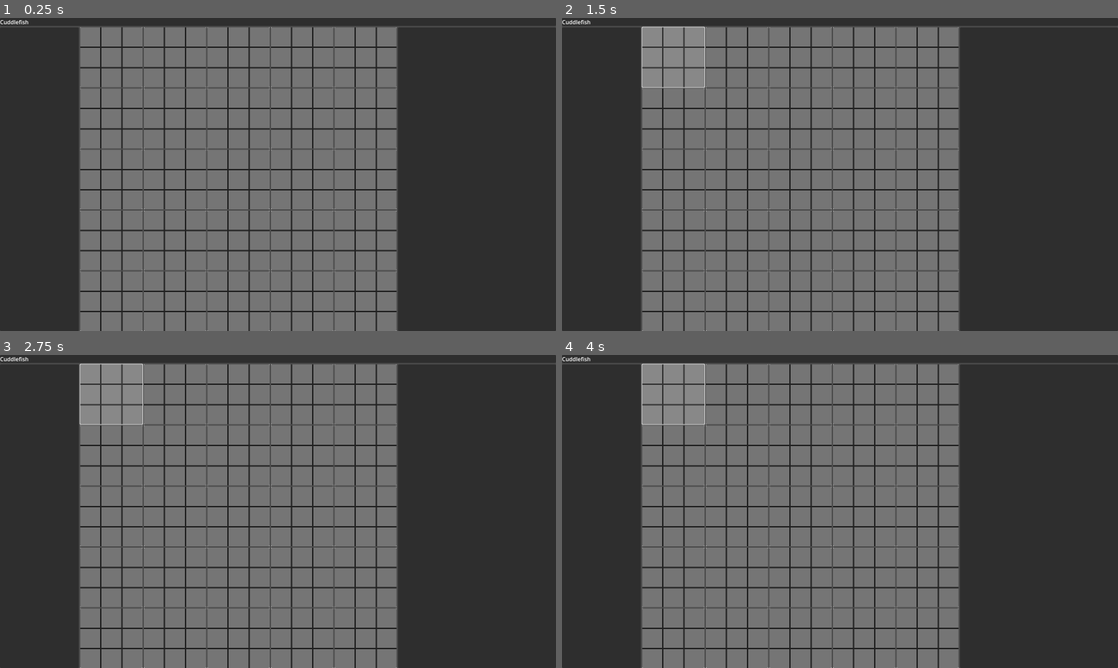
Above: before the commit, frames 1-4 (two rows, left to right).
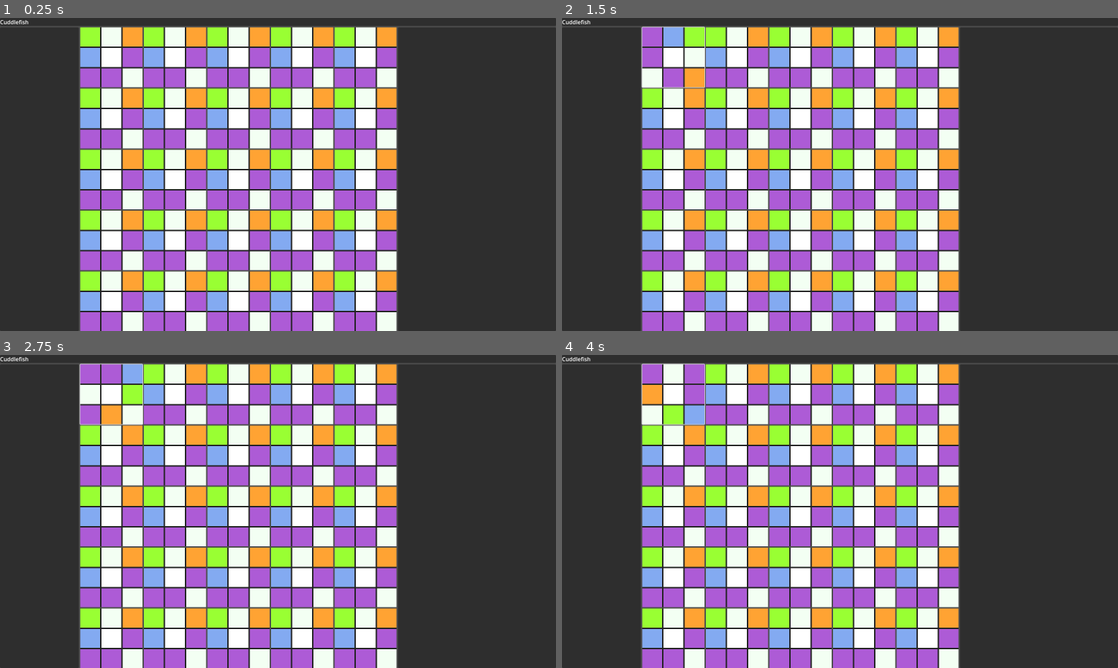
Above: after the commit, the same moments.

Repository: dtersegno/cuddlefish
Game: Godot game, scene res://CuddlefishGame.tscn
Two runs of this game, one before a commit and one after it. Both use one fixed random seed, a clock stepped at 60 frames per second and the inputs below. The project has no main scene, so this scene is started directly.
Inputs (mouse positions are in pixels of both pictures, inside the frame that each line leads up to):
- Up to frame 1 (0.25 s): no input
- Up to frame 2 (1.5 s): click (673, 58) at 0.52 s; click (673, 58) at 1.27 s
- Up to frame 3 (2.75 s): click (111, 395) at 2.02 s
- Up to frame 4 (4 s): tap Enter at 2.75 s; tap Space at 3.5 s

The runs differ from the first frame. In frame 1, 50% of the frame differs, in the area x 14-72%, y 2-100%; in frame 2, 50%; in frame 3, 50%; in frame 4, 50%.

Commit message:
rotation

Diff:
--- a/cuddlefish-gd/CuddlefishGame.tscn
+++ b/cuddlefish-gd/CuddlefishGame.tscn
@@ -99,6 +99,7 @@
 size_flags_vertical = 3
 
 [node name="Button" type="Button" parent="VBoxContainer/HBoxContainer/Grid/Cuddler"]
+show_behind_parent = true
 layout_mode = 2
 
 [node name="PanelContainer" type="PanelContainer" parent="VBoxContainer/HBoxContainer"]
--- a/cuddlefish-gd/cuddler.gd
+++ b/cuddlefish-gd/cuddler.gd
@@ -13,12 +13,40 @@
 @onready var edge_blocks = [R, UR, U, UL, L, DL, D, DR]
 
 @onready var button = $Button
+
+
+var bw_colors =  [
+	Color(0,0,0),
+	Color(1,1,1),
+	Color(0,0,0),
+	Color(1,1,1),
+	Color(0,0,0),
+	Color(1,1,1),
+	Color(0,0,0),
+	Color(1,1,1)
+]
+
+var cuddle_colors = [
+	Color('DARK_ORCHID'),
+	Color('DARK_ORANGE'),
+	Color('HONEYDEW'),
+	Color('CHARTREUSE'),
+	Color('CORNFLOWER_BLUE'),
+	Color('DARK_ORCHID'),
+	Color('DARK_ORCHID'),
+	Color('HONEYDEW'),
+	Color('DARK_ORCHID')
+]
+
 # Called when the node enters the scene tree for the first time.
 func _ready() -> void:
 	button.pressed.connect(self._on_button_pressed)
+	set_edge_block_colors(cuddle_colors)
+	lighten_block_colors()
 
 func _on_button_pressed():
 	rotate_block_colors()
+	#lighten_block_colors()
 
 func rotate_block_colors():
 	var first_block_color = edge_blocks[0].color
@@ -29,6 +57,10 @@
 	edge_blocks[-1].color = first_block_color
 	return null
 
+func lighten_block_colors():
+	for block in edge_blocks:
+		block.color = block.color.lightened(0.2)
+
 func set_edge_block_colors(colors):
 	for index in range(len(edge_blocks)):
 		edge_blocks[index].color = colors[index]
Not shown, added: cuddlefish-gd/logs/godot.log
